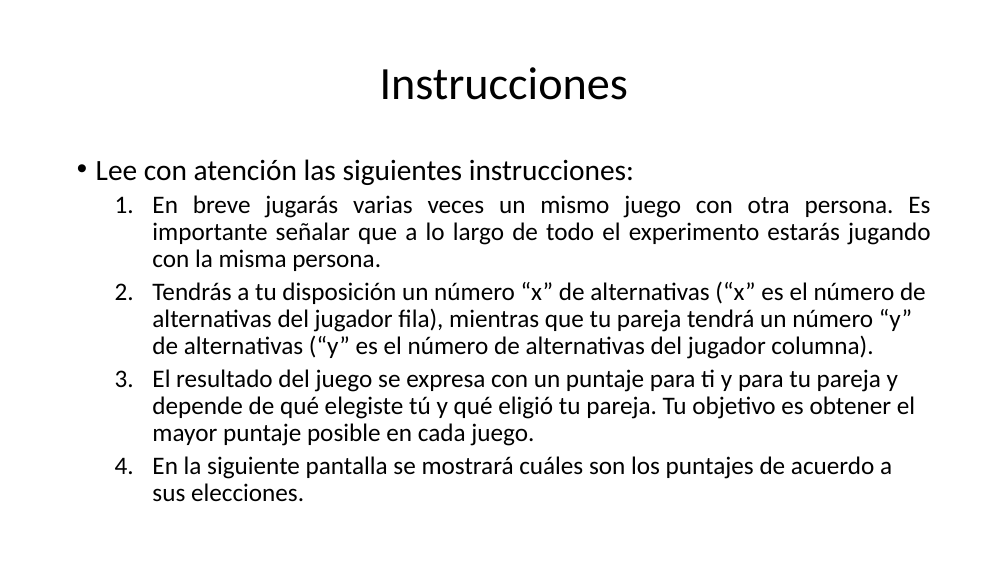
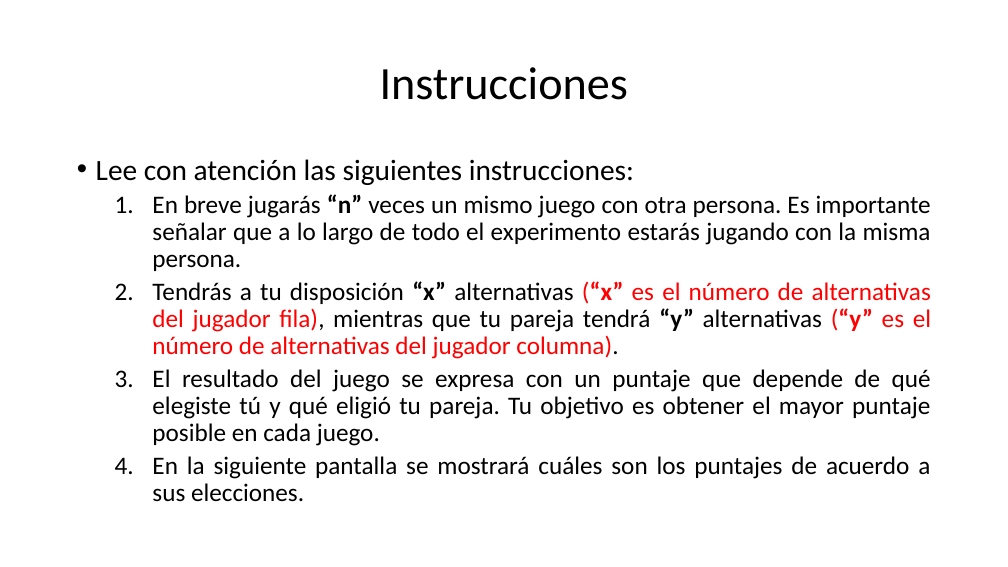
Before and after one commit to ManuelVU/Games-and-Quantal-Equilibrium, a slide deck: slide 3 of Instrucciones.pptx. Drawn at 1008x567 pixels with LibreOffice and Linux fonts; fonts in the diff are those of the drawing. Boxes give left, top, right and bottom in pixels: in the first picture for what was removed or moved away, otherwise in the second. Text is boxed around its words. In the diff, an @@ line names an element or a change of style, - is before the commit and + after.

```diff
--- a/Instrucciones.pptx
+++ b/Instrucciones.pptx
@@ text at (x1=152, y1=194, x2=931, y2=446): text changed @@
-  1. En breve jugarás varias veces un mismo juego con otra persona. Es importante señalar que a lo largo de todo el experimento estarás jugando con la misma persona.
-  2. Tendrás a tu disposición un número “x” de alternativas (“x” es el número de alternativas del jugador fila), mientras que tu pareja tendrá un número “y” de alternativas (“y” es el número de alternativas del jugador columna).
-  3. El resultado del juego se expresa con un puntaje para ti y para tu pareja y depende de qué elegiste tú y qué eligió tu pareja. Tu objetivo es obtener el mayor puntaje posible en cada juego.
+  1. En breve jugarás “n” veces un mismo juego con otra persona. Es importante señalar que a lo largo de todo el experimento estarás jugando con la misma persona.
+  2. Tendrás a tu disposición “x” alternativas (“x” es el número de alternativas del jugador fila), mientras que tu pareja tendrá “y” alternativas (“y” es el número de alternativas del jugador columna).
+  3. El resultado del juego se expresa con un puntaje que depende de qué elegiste tú y qué eligió tu pareja. Tu objetivo es obtener el mayor puntaje posible en cada juego.
@@ text at (x1=152, y1=456, x2=930, y2=502): alignment left to justified @@
```
Also in this commit, not shown: 3 other slides changed, 11 slides added, 1 slide removed.
